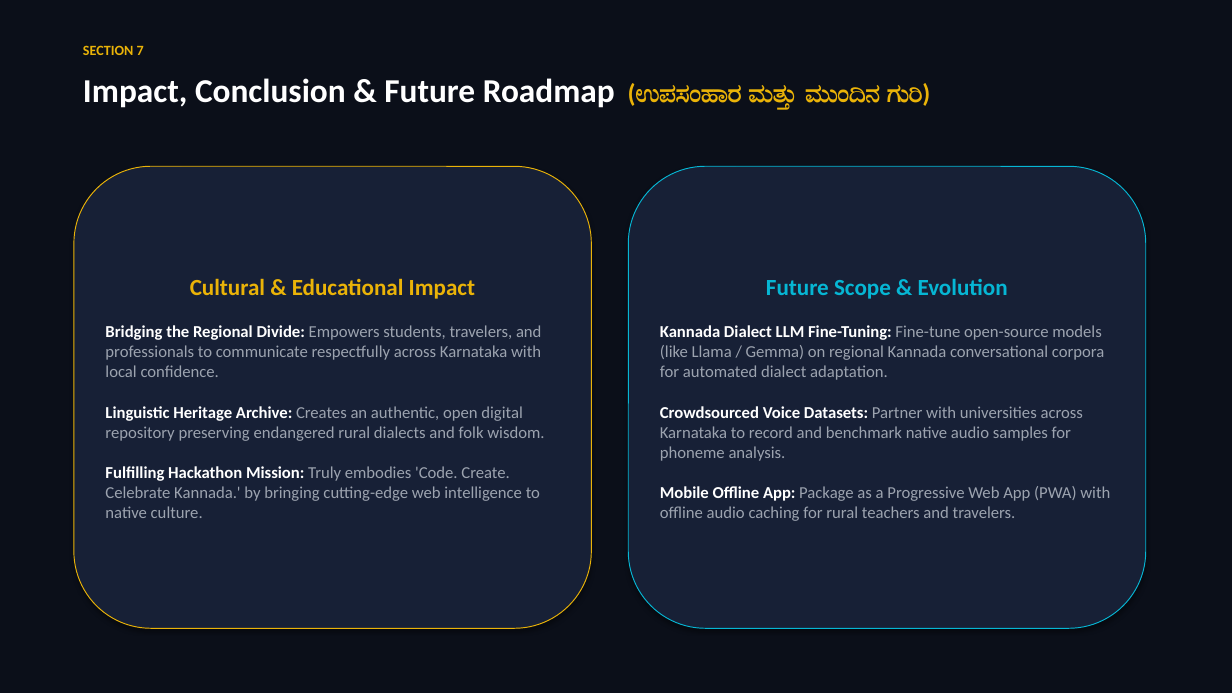
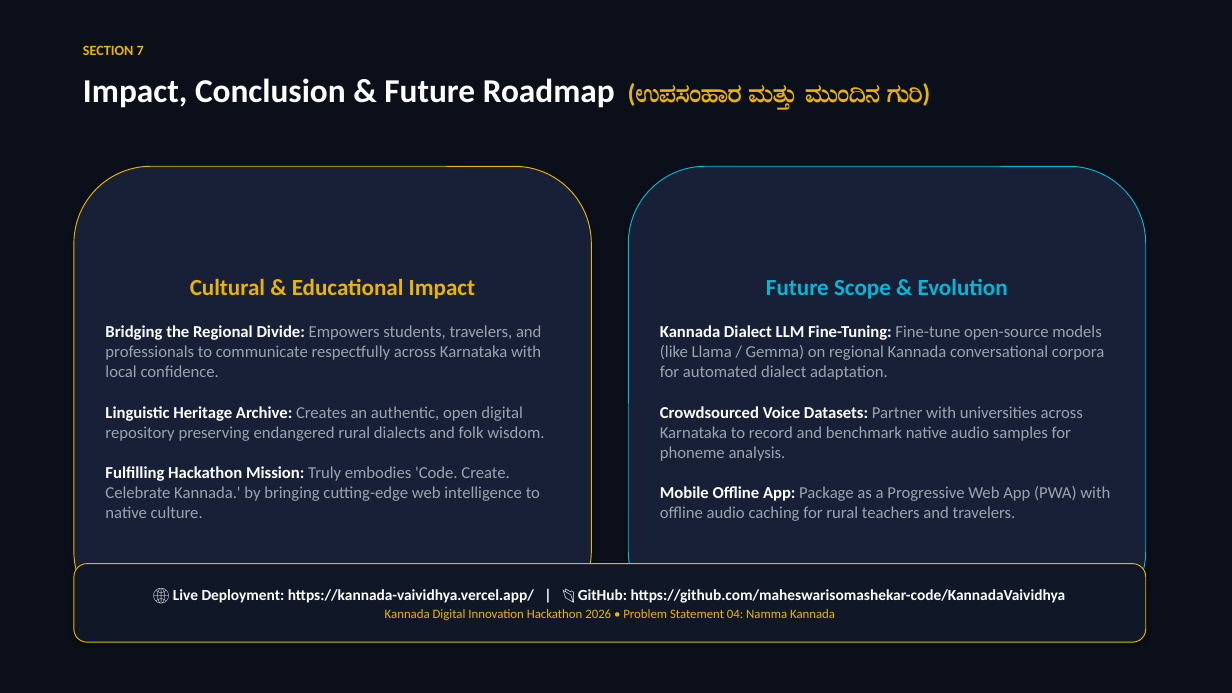
Before and after one commit to maheswarisomashekar-code/KannadaVaividhya, a slide deck: slide 9 of KannadaVaividhya_Presentation.pptx (slide 8 before the commit). Drawn at 1232x693 pixels with LibreOffice and Linux fonts; fonts in the diff are those of the drawing. Boxes give left, top, right and bottom in pixels: in the first picture for what was removed or moved away, otherwise in the second. Text is boxed around its words. In the diff, an @@ line names an element or a change of style, - is before the commit and + after.

```diff
--- a/KannadaVaividhya_Presentation.pptx
+++ b/KannadaVaividhya_Presentation.pptx
@@ rounded rectangle added at <box>74,564,1146,642</box>, fill #101828, outline #EAB308 0.75 pt, 12 pt, text #FFFFFF, bold @@
+🌐 Live Deployment: https://kannada-vaividhya.vercel.app/ | 📂 GitHub: https://github.com/maheswarisomashekar-code/KannadaVaividhya
+Kannada Digital Innovation Hackathon 2026 • Problem Statement 04: Namma Kannada
```
Also in this commit, not shown: 1 other slide changed, 1 slide added, 3 other files.
